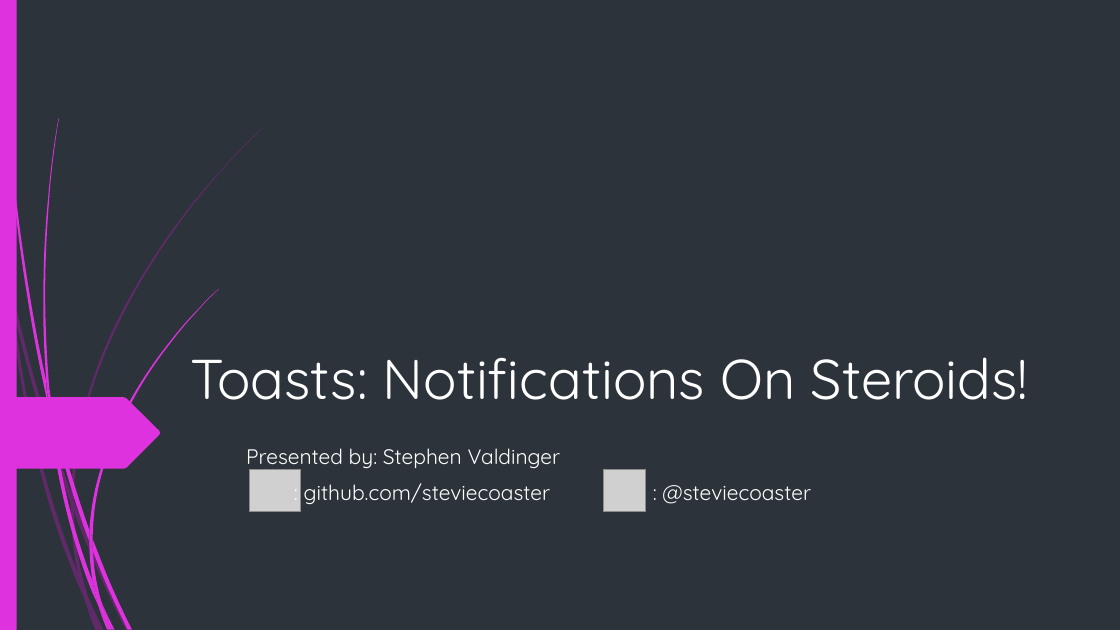
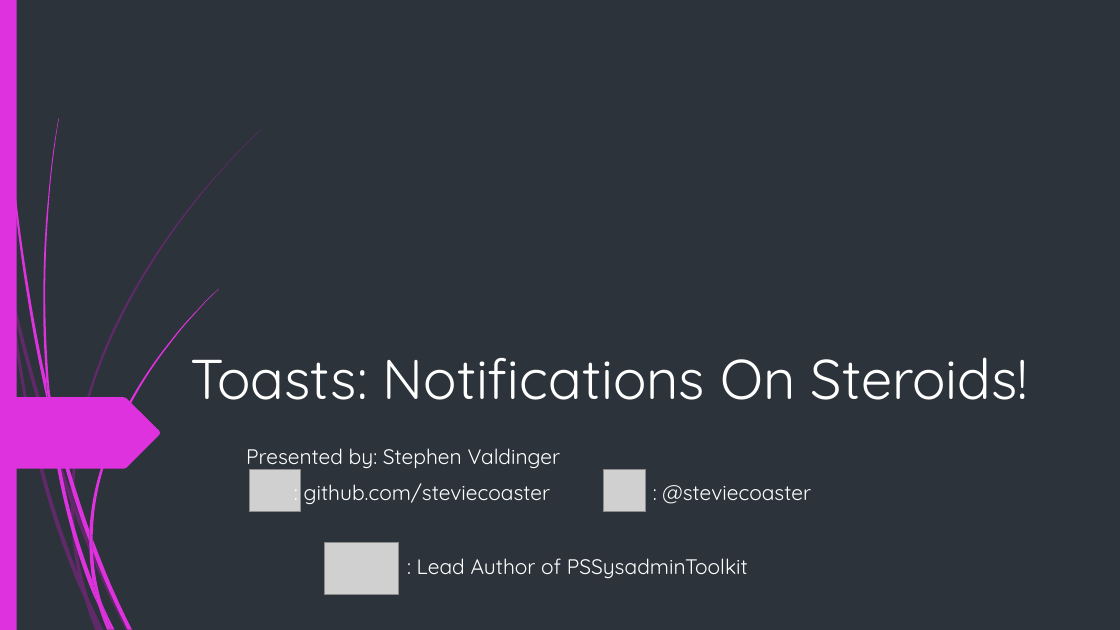
Before and after one commit to steviecoaster/RTPSUG7Nov, a slide deck: slide 1 of RTPSUG.pptx. Drawn at 1120x630 pixels with LibreOffice and Linux fonts; fonts in the diff are those of the drawing; grey boxes stand for pictures. Boxes give left, top, right and bottom in pixels: in the first picture for what was removed or moved away, otherwise in the second. Text is boxed around its words. In the diff, an @@ line names an element or a change of style, - is before the commit and + after.

```diff
--- a/RTPSUG.pptx
+++ b/RTPSUG.pptx
@@ picture added at box(325, 543, 399, 595) @@
@@ text added at box(417, 558, 748, 578), 18 pt, text #FFFFFF @@
+: Lead Author of PSSysadminToolkit
```
Also in this commit, not shown: 1 slide added.
